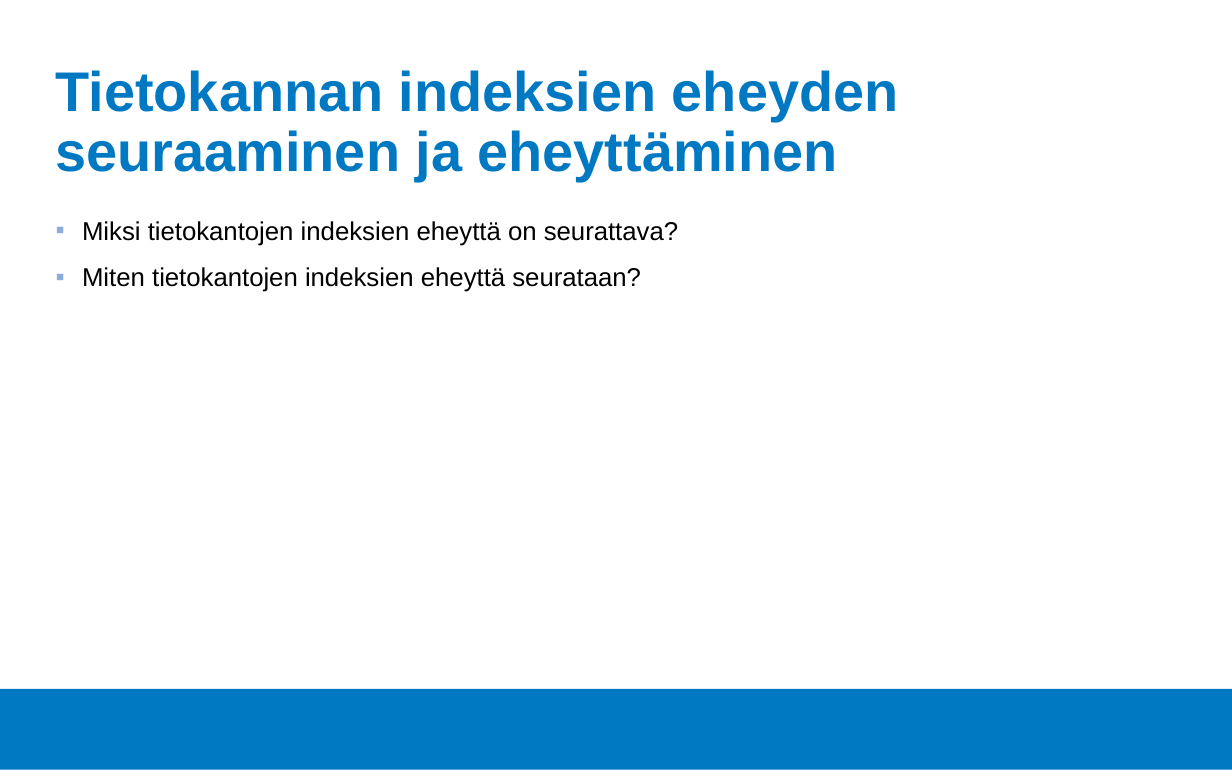
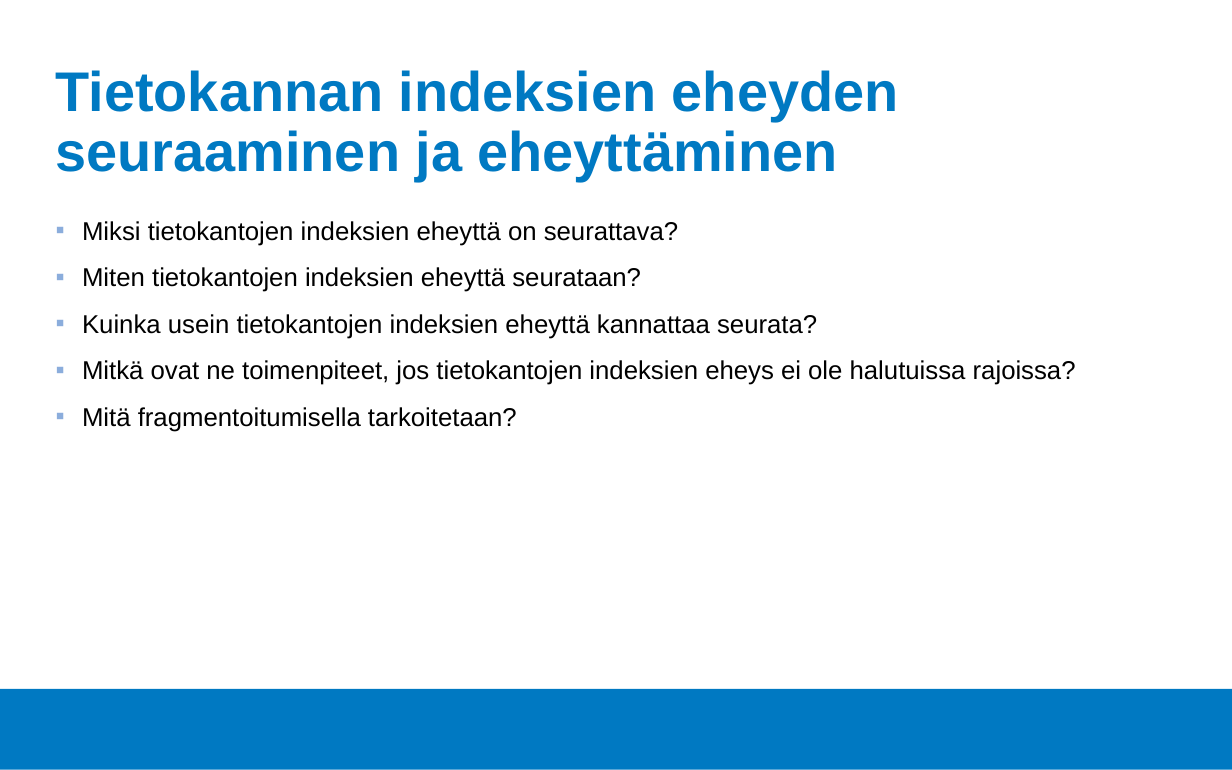
Before and after one commit to Tietokantahallinta/Tietokantahallinta.github.io, a slide deck: slide 2 of luennot/viikko05/Luentokalvot_05.odp. Drawn at 1232x770 pixels with LibreOffice and Linux fonts; fonts in the diff are those of the drawing; background and template pictures are left out. Boxes give left, top, right and bottom in pixels: in the first picture for what was removed or moved away, otherwise in the second. Text is boxed around its words. In the diff, an @@ line names an element or a change of style, - is before the commit and + after.

```diff
--- a/luennot/viikko05/Luentokalvot_05.odp
+++ b/luennot/viikko05/Luentokalvot_05.odp
@@ text at [82,314,1076,432]: paragraphs added @@
+▪ Kuinka usein tietokantojen indeksien eheyttä kannattaa seurata?
+▪ Mitkä ovat ne toimenpiteet, jos tietokantojen indeksien eheys ei ole halutuissa rajoissa?
+▪ Mitä fragmentoitumisella tarkoitetaan?
```
Also in this commit, not shown: 4 other slides changed, 14 other files.
